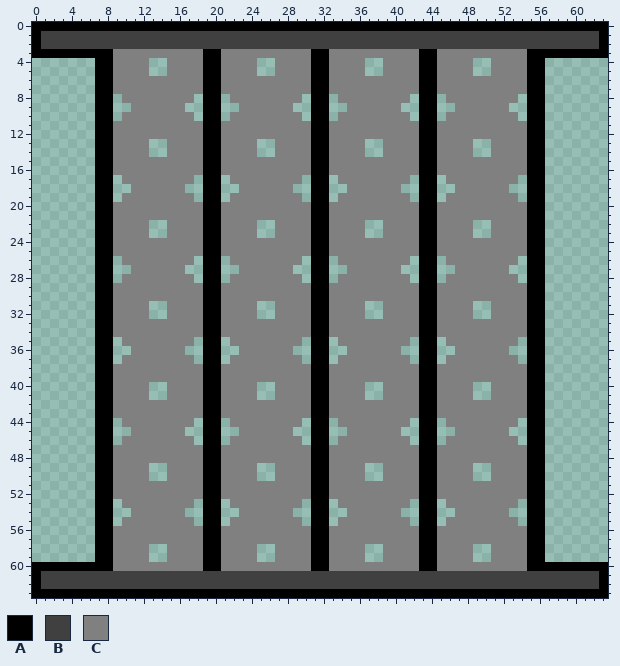
File history of a pixel-art sprite, GraphicsTest/Assets/Fence.png. Above: the version before the commit.
The file is 64x64 pixels.
Palette (. is transparent): A #000000  B #404040  C #808080
Pixels before (only the part around the change), first column x 0:
 0 AAAAAAAAAAAAAAAAAAAAAAAAAAAAAAAAAAAAAAAAAAAAAAAAAAAAAAAAAAAAAAAA
 1 ABBBBBBBBBBBBBBBBBBBBBBBBBBBBBBBBBBBBBBBBBBBBBBBBBBBBBBBBBBBBBBA
 2 ABBBBBBBBBBBBBBBBBBBBBBBBBBBBBBBBBBBBBBBBBBBBBBBBBBBBBBBBBBBBBBA
 3 AAAAAAAAACCCCCCCCCCAACCCCCCCCCCAACCCCCCCCCCAACCCCCCCCCCAAAAAAAAA
 4 .......AACCCC..CCCCAACCCC..CCCCAACCCC..CCCCAACCCC..CCCCAA.......
 5 .......AACCCC..CCCCAACCCC..CCCCAACCCC..CCCCAACCCC..CCCCAA.......
 6 .......AACCCCCCCCCCAACCCCCCCCCCAACCCCCCCCCCAACCCCCCCCCCAA.......
 7 .......AACCCCCCCCCCAACCCCCCCCCCAACCCCCCCCCCAACCCCCCCCCCAA.......
 8 .......AA.CCCCCCCC.AA.CCCCCCCC.AA.CCCCCCCC.AA.CCCCCCCC.AA.......
 9 .......AA..CCCCCC..AA..CCCCCC..AA..CCCCCC..AA..CCCCCC..AA.......
10 .......AA.CCCCCCCC.AA.CCCCCCCC.AA.CCCCCCCC.AA.CCCCCCCC.AA.......
11 .......AACCCCCCCCCCAACCCCCCCCCCAACCCCCCCCCCAACCCCCCCCCCAA.......
12 .......AACCCCCCCCCCAACCCCCCCCCCAACCCCCCCCCCAACCCCCCCCCCAA.......
13 .......AACCCC..CCCCAACCCC..CCCCAACCCC..CCCCAACCCC..CCCCAA.......
14 .......AACCCC..CCCCAACCCC..CCCCAACCCC..CCCCAACCCC..CCCCAA.......
15 .......AACCCCCCCCCCAACCCCCCCCCCAACCCCCCCCCCAACCCCCCCCCCAA.......
16 .......AACCCCCCCCCCAACCCCCCCCCCAACCCCCCCCCCAACCCCCCCCCCAA.......
17 .......AA.CCCCCCCC.AA.CCCCCCCC.AA.CCCCCCCC.AA.CCCCCCCC.AA.......
18 .......AA..CCCCCC..AA..CCCCCC..AA..CCCCCC..AA..CCCCCC..AA.......
19 .......AA.CCCCCCCC.AA.CCCCCCCC.AA.CCCCCCCC.AA.CCCCCCCC.AA.......
20 .......AACCCCCCCCCCAACCCCCCCCCCAACCCCCCCCCCAACCCCCCCCCCAA.......
21 .......AACCCCCCCCCCAACCCCCCCCCCAACCCCCCCCCCAACCCCCCCCCCAA.......
22 .......AACCCC..CCCCAACCCC..CCCCAACCCC..CCCCAACCCC..CCCCAA.......
23 .......AACCCC..CCCCAACCCC..CCCCAACCCC..CCCCAACCCC..CCCCAA.......
24 .......AACCCCCCCCCCAACCCCCCCCCCAACCCCCCCCCCAACCCCCCCCCCAA.......
25 .......AACCCCCCCCCCAACCCCCCCCCCAACCCCCCCCCCAACCCCCCCCCCAA.......
26 .......AA.CCCCCCCC.AA.CCCCCCCC.AA.CCCCCCCC.AA.CCCCCCCC.AA.......
27 .......AA..CCCCCC..AA..CCCCCC..AA..CCCCCC..AA..CCCCCC..AA.......
28 .......AA.CCCCCCCC.AA.CCCCCCCC.AA.CCCCCCCC.AA.CCCCCCCC.AA.......
29 .......AACCCCCCCCCCAACCCCCCCCCCAACCCCCCCCCCAACCCCCCCCCCAA.......
30 .......AACCCCCCCCCCAACCCCCCCCCCAACCCCCCCCCCAACCCCCCCCCCAA.......
31 .......AACCCC..CCCCAACCCC..CCCCAACCCC..CCCCAACCCC..CCCCAA.......
32 .......AACCCC..CCCCAACCCC..CCCCAACCCC..CCCCAACCCC..CCCCAA.......
33 .......AACCCCCCCCCCAACCCCCCCCCCAACCCCCCCCCCAACCCCCCCCCCAA.......
34 .......AACCCCCCCCCCAACCCCCCCCCCAACCCCCCCCCCAACCCCCCCCCCAA.......
35 .......AA.CCCCCCCC.AA.CCCCCCCC.AA.CCCCCCCC.AA.CCCCCCCC.AA.......
36 .......AA..CCCCCC..AA..CCCCCC..AA..CCCCCC..AA..CCCCCC..AA.......
37 .......AA.CCCCCCCC.AA.CCCCCCCC.AA.CCCCCCCC.AA.CCCCCCCC.AA.......
38 .......AACCCCCCCCCCAACCCCCCCCCCAACCCCCCCCCCAACCCCCCCCCCAA.......
39 .......AACCCCCCCCCCAACCCCCCCCCCAACCCCCCCCCCAACCCCCCCCCCAA.......
40 .......AACCCC..CCCCAACCCC..CCCCAACCCC..CCCCAACCCC..CCCCAA.......
41 .......AACCCC..CCCCAACCCC..CCCCAACCCC..CCCCAACCCC..CCCCAA.......
42 .......AACCCCCCCCCCAACCCCCCCCCCAACCCCCCCCCCAACCCCCCCCCCAA.......
43 .......AACCCCCCCCCCAACCCCCCCCCCAACCCCCCCCCCAACCCCCCCCCCAA.......
44 .......AA.CCCCCCCC.AA.CCCCCCCC.AA.CCCCCCCC.AA.CCCCCCCC.AA.......
45 .......AA..CCCCCC..AA..CCCCCC..AA..CCCCCC..AA..CCCCCC..AA.......
46 .......AA.CCCCCCCC.AA.CCCCCCCC.AA.CCCCCCCC.AA.CCCCCCCC.AA.......
47 .......AACCCCCCCCCCAACCCCCCCCCCAACCCCCCCCCCAACCCCCCCCCCAA.......
48 .......AACCCCCCCCCCAACCCCCCCCCCAACCCCCCCCCCAACCCCCCCCCCAA.......
49 .......AACCCC..CCCCAACCCC..CCCCAACCCC..CCCCAACCCC..CCCCAA.......
50 .......AACCCC..CCCCAACCCC..CCCCAACCCC..CCCCAACCCC..CCCCAA.......
51 .......AACCCCCCCCCCAACCCCCCCCCCAACCCCCCCCCCAACCCCCCCCCCAA.......
52 .......AACCCCCCCCCCAACCCCCCCCCCAACCCCCCCCCCAACCCCCCCCCCAA.......
53 .......AA.CCCCCCCC.AA.CCCCCCCC.AA.CCCCCCCC.AA.CCCCCCCC.AA.......
54 .......AA..CCCCCC..AA..CCCCCC..AA..CCCCCC..AA..CCCCCC..AA.......
55 .......AA.CCCCCCCC.AA.CCCCCCCC.AA.CCCCCCCC.AA.CCCCCCCC.AA.......
56 .......AACCCCCCCCCCAACCCCCCCCCCAACCCCCCCCCCAACCCCCCCCCCAA.......
57 .......AACCCCCCCCCCAACCCCCCCCCCAACCCCCCCCCCAACCCCCCCCCCAA.......
58 .......AACCCC..CCCCAACCCC..CCCCAACCCC..CCCCAACCCC..CCCCAA.......
59 .......AACCCC..CCCCAACCCC..CCCCAACCCC..CCCCAACCCC..CCCCAA.......
60 AAAAAAAAACCCCCCCCCCAACCCCCCCCCCAACCCCCCCCCCAACCCCCCCCCCAAAAAAAAA
61 ABBBBBBBBBBBBBBBBBBBBBBBBBBBBBBBBBBBBBBBBBBBBBBBBBBBBBBBBBBBBBBA
62 ABBBBBBBBBBBBBBBBBBBBBBBBBBBBBBBBBBBBBBBBBBBBBBBBBBBBBBBBBBBBBBA
63 AAAAAAAAAAAAAAAAAAAAAAAAAAAAAAAAAAAAAAAAAAAAAAAAAAAAAAAAAAAAAAAA
New version:
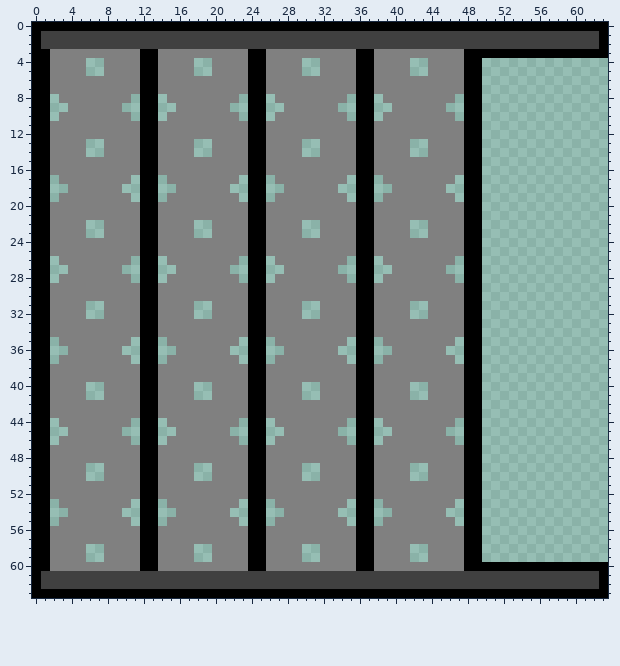
Edits made:
Changed rows in their new state; - is an unchanged pixel.
first column x 0:
 3 --CCCCCCC---AA-----CC---AA-----CC---AA-----CC---AAAAAAA--
 4 AACCCC-.C---AAC---..C---AAC---..C---AAC---..C---AA-......
 5 AACCCC-.C---AAC---..C---AAC---..C---AAC---..C---AA-......
 6 AACCCCCCC---AA-----CC---AA-----CC---AA-----CC---AA.......
 7 AACCCCCCC---AA-----CC---AA-----CC---AA-----CC---AA.......
 8 AA-CCCCCCC-.AA.---CCCC-.AA.---CCCC-.AA.---CCCC-.AA....-..
 9 AA--CCCCCC-.AA..-CCCCC-.AA..-CCCCC-.AA..-CCCCC-.AA...--..
10 AA-CCCCCCC-.AA.---CCCC-.AA.---CCCC-.AA.---CCCC-.AA....-..
11 AACCCCCCC---AA-----CC---AA-----CC---AA-----CC---AA.......
12 AACCCCCCC---AA-----CC---AA-----CC---AA-----CC---AA.......
13 AACCCC-.C---AAC---..C---AAC---..C---AAC---..C---AA-......
14 AACCCC-.C---AAC---..C---AAC---..C---AAC---..C---AA-......
15 AACCCCCCC---AA-----CC---AA-----CC---AA-----CC---AA.......
16 AACCCCCCC---AA-----CC---AA-----CC---AA-----CC---AA.......
17 AA-CCCCCCC-.AA.---CCCC-.AA.---CCCC-.AA.---CCCC-.AA....-..
18 AA--CCCCCC-.AA..-CCCCC-.AA..-CCCCC-.AA..-CCCCC-.AA...--..
19 AA-CCCCCCC-.AA.---CCCC-.AA.---CCCC-.AA.---CCCC-.AA....-..
20 AACCCCCCC---AA-----CC---AA-----CC---AA-----CC---AA.......
21 AACCCCCCC---AA-----CC---AA-----CC---AA-----CC---AA.......
22 AACCCC-.C---AAC---..C---AAC---..C---AAC---..C---AA-......
23 AACCCC-.C---AAC---..C---AAC---..C---AAC---..C---AA-......
24 AACCCCCCC---AA-----CC---AA-----CC---AA-----CC---AA.......
25 AACCCCCCC---AA-----CC---AA-----CC---AA-----CC---AA.......
26 AA-CCCCCCC-.AA.---CCCC-.AA.---CCCC-.AA.---CCCC-.AA....-..
27 AA--CCCCCC-.AA..-CCCCC-.AA..-CCCCC-.AA..-CCCCC-.AA...--..
28 AA-CCCCCCC-.AA.---CCCC-.AA.---CCCC-.AA.---CCCC-.AA....-..
29 AACCCCCCC---AA-----CC---AA-----CC---AA-----CC---AA.......
30 AACCCCCCC---AA-----CC---AA-----CC---AA-----CC---AA.......
31 AACCCC-.C---AAC---..C---AAC---..C---AAC---..C---AA-......
32 AACCCC-.C---AAC---..C---AAC---..C---AAC---..C---AA-......
33 AACCCCCCC---AA-----CC---AA-----CC---AA-----CC---AA.......
34 AACCCCCCC---AA-----CC---AA-----CC---AA-----CC---AA.......
35 AA-CCCCCCC-.AA.---CCCC-.AA.---CCCC-.AA.---CCCC-.AA....-..
36 AA--CCCCCC-.AA..-CCCCC-.AA..-CCCCC-.AA..-CCCCC-.AA...--..
37 AA-CCCCCCC-.AA.---CCCC-.AA.---CCCC-.AA.---CCCC-.AA....-..
38 AACCCCCCC---AA-----CC---AA-----CC---AA-----CC---AA.......
39 AACCCCCCC---AA-----CC---AA-----CC---AA-----CC---AA.......
40 AACCCC-.C---AAC---..C---AAC---..C---AAC---..C---AA-......
41 AACCCC-.C---AAC---..C---AAC---..C---AAC---..C---AA-......
42 AACCCCCCC---AA-----CC---AA-----CC---AA-----CC---AA.......
43 AACCCCCCC---AA-----CC---AA-----CC---AA-----CC---AA.......
44 AA-CCCCCCC-.AA.---CCCC-.AA.---CCCC-.AA.---CCCC-.AA....-..
45 AA--CCCCCC-.AA..-CCCCC-.AA..-CCCCC-.AA..-CCCCC-.AA...--..
46 AA-CCCCCCC-.AA.---CCCC-.AA.---CCCC-.AA.---CCCC-.AA....-..
47 AACCCCCCC---AA-----CC---AA-----CC---AA-----CC---AA.......
48 AACCCCCCC---AA-----CC---AA-----CC---AA-----CC---AA.......
49 AACCCC-.C---AAC---..C---AAC---..C---AAC---..C---AA-......
50 AACCCC-.C---AAC---..C---AAC---..C---AAC---..C---AA-......
51 AACCCCCCC---AA-----CC---AA-----CC---AA-----CC---AA.......
52 AACCCCCCC---AA-----CC---AA-----CC---AA-----CC---AA.......
53 AA-CCCCCCC-.AA.---CCCC-.AA.---CCCC-.AA.---CCCC-.AA....-..
54 AA--CCCCCC-.AA..-CCCCC-.AA..-CCCCC-.AA..-CCCCC-.AA...--..
55 AA-CCCCCCC-.AA.---CCCC-.AA.---CCCC-.AA.---CCCC-.AA....-..
56 AACCCCCCC---AA-----CC---AA-----CC---AA-----CC---AA.......
57 AACCCCCCC---AA-----CC---AA-----CC---AA-----CC---AA.......
58 AACCCC-.C---AAC---..C---AAC---..C---AAC---..C---AA-......
59 AACCCC-.C---AAC---..C---AAC---..C---AAC---..C---AA-......
60 --CCCCCCC---AA-----CC---AA-----CC---AA-----CC---AAAAAAA--
Pixel boxes of the changes (left, top, right, bottom) in both pictures:
changed: (32, 49, 545, 571)
